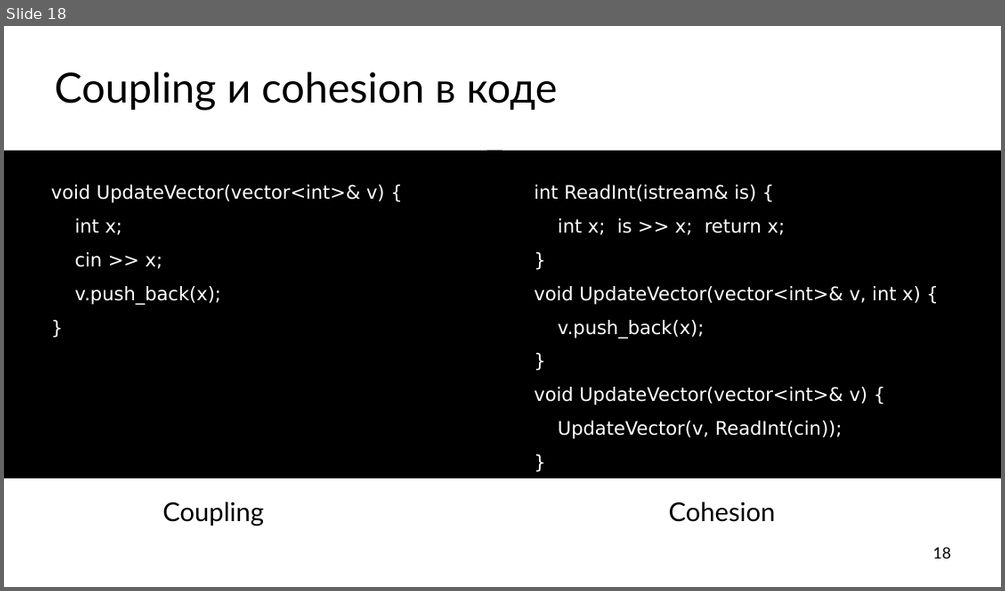
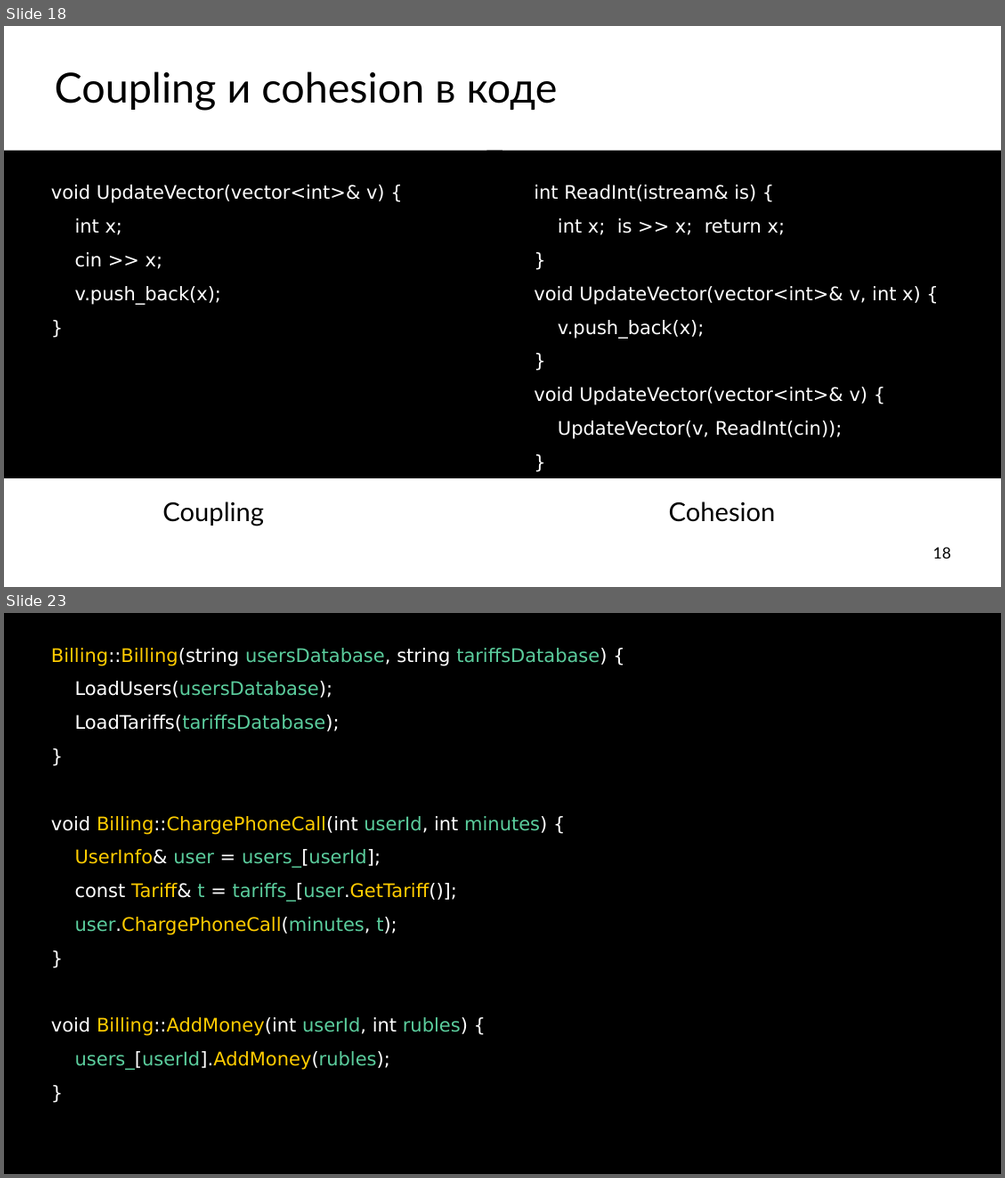
Before and after one commit to ishfb/cpprus17, a slide deck: slides.pptx. Shown one above the other, each under a label of ours: slide 18 before the commit, slides 18 and 23 after it; the slides between them are not shown. The pictures are 1005x591 and 1005x1178 pixels, drawn with LibreOffice and Linux fonts; fonts in the diff are those of the drawing. Boxes give left, top, right and bottom in pixels: in the first picture for what was removed or moved away, otherwise in the second. Text is boxed around its words. In the diff, an @@ line names an element or a change of style, - is before the commit and + after.

```diff
--- a/slides.pptx
+++ b/slides.pptx
@@ slide 23 added at box(4, 613, 1001, 1174), background #FFFFFF @@
@@ text added at box(4, 613, 1001, 1174), fill #000000, 36 pt, text #5BCD9D @@
+Billing::Billing(string usersDatabase, string tariffsDatabase) {
+LoadUsers(usersDatabase);
+LoadTariffs(tariffsDatabase);
+}
+void Billing::ChargePhoneCall(int userId, int minutes) {
+UserInfo& user = users_[userId];
+const Tariff& t = tariffs_[user.GetTariff()];
+user.ChargePhoneCall(minutes, t);
+}
+void Billing::AddMoney(int userId, int rubles) {
+users_[userId].AddMoney(rubles);
+}
```
Also in this commit, not shown: 1 slide changed, 6 other slides added, 1 slide removed, 1 other file.
